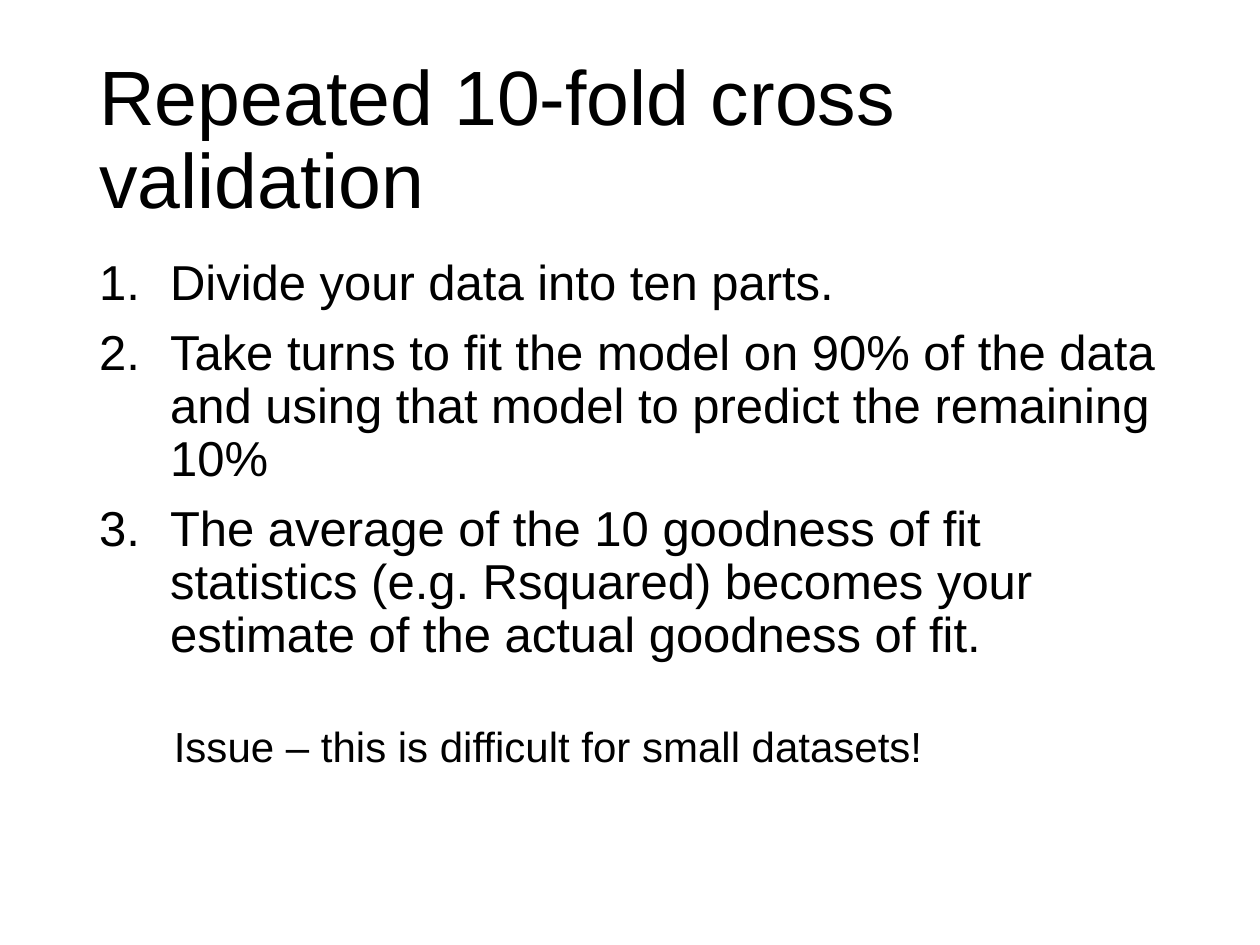
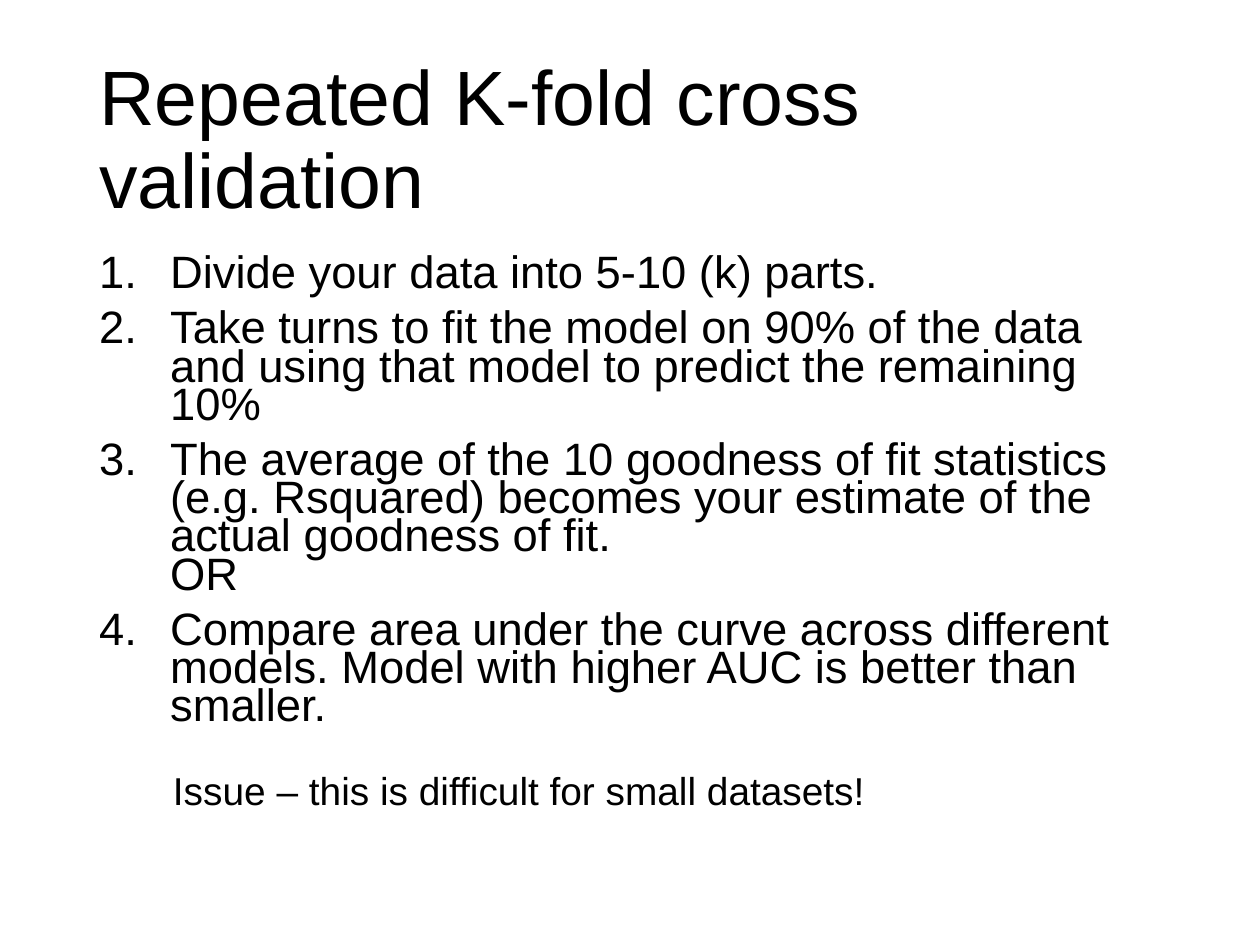
Before and after one commit to VTQuantMethodsEEB/klangwig, a slide deck: slide 19 of lectures/le111_model_selection.pptx. Drawn at 1260x945 pixels with LibreOffice and Linux fonts; fonts in the diff are those of the drawing. Boxes give left, top, right and bottom in pixels: in the first picture for what was removed or moved away, otherwise in the second. Text is boxed around its words. In the diff, an @@ line names an element or a change of style, - is before the commit and + after.

```diff
--- a/lectures/le111_model_selection.pptx
+++ b/lectures/le111_model_selection.pptx
@@ title at (x1=99, y1=69, x2=861, y2=209): text changed @@
-Repeated 10-fold cross validation
+Repeated K-fold cross validation
@@ text at (x1=170, y1=255, x2=877, y2=297): text changed; size 28 to 25.9 pt @@
-1. Divide your data into ten parts.
+1. Divide your data into 5-10 (k) parts.
@@ text at (x1=170, y1=310, x2=1082, y2=806): size 28 to 25.9 pt in "Take turns to fit the model on ..."; size 24 to 22.2 pt in "Issue – this is difficult for small ..."; line spacing 0.9 to 0.7 @@
@@ text at (x1=170, y1=442, x2=1109, y2=722): text changed; size 28 to 25.9 pt @@
-3. The average of the 10 goodness of fit statistics (e.g. Rsquared) becomes your estimate of the actual goodness of fit.
+3. The average of the 10 goodness of fit statistics (e.g. Rsquared) becomes your estimate of the actual goodness of fit.
+   OR
+4. Compare area under the curve across different models. Model with higher AUC is better than smaller.
```
Also in this commit, not shown: 4 other slides changed, 3 other files.
